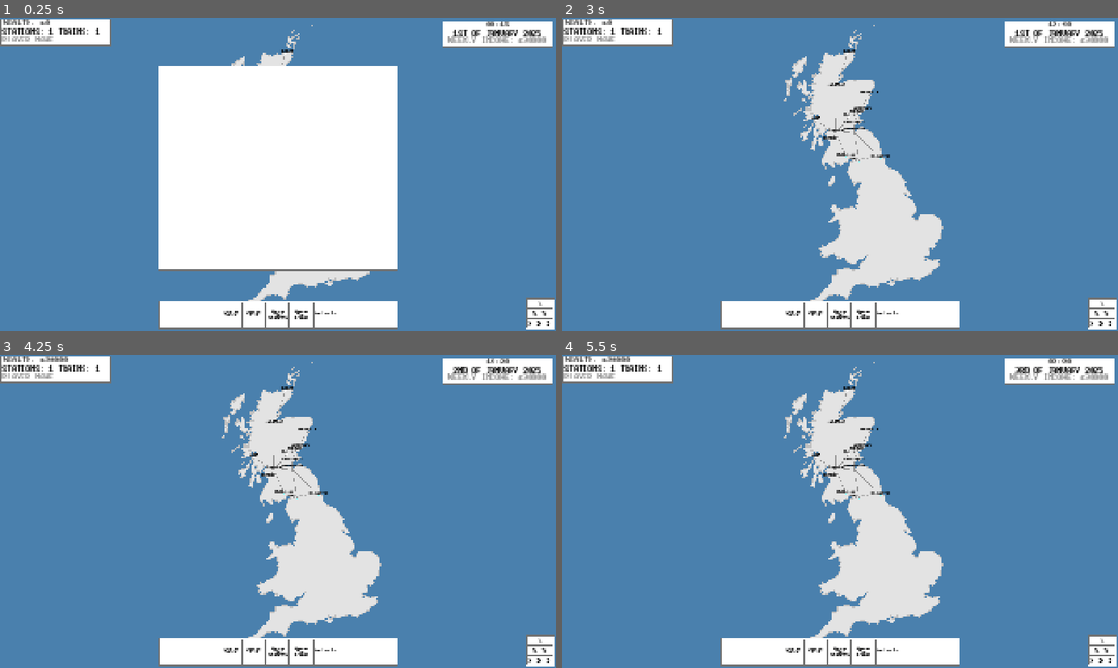
Above: before the commit, frames 1-4 (two rows, left to right).
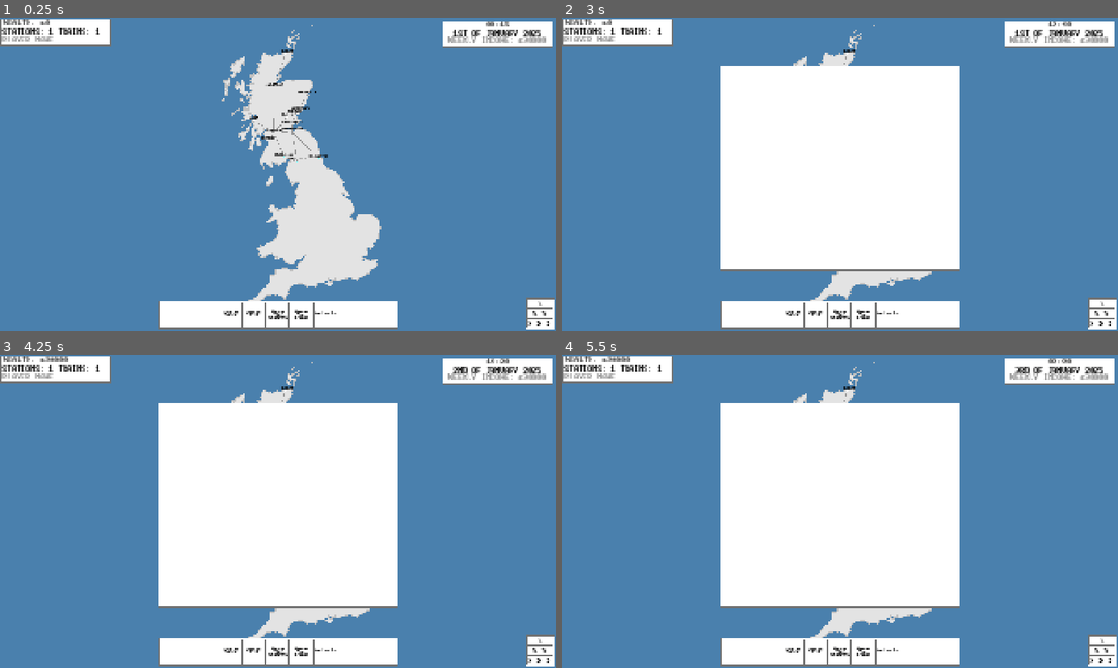
Above: after the commit, the same moments.

Repository: Laifii/Freighter-Manager
Game: Godot game, scene res://Objects/Countries/Uk Map.tscn
Two runs of this game, one before a commit and one after it. Both use one fixed random seed, a clock stepped at 60 frames per second and the inputs below.
Inputs (mouse positions are in pixels of both pictures, inside the frame that each line leads up to):
- Up to frame 1 (0.25 s): no input
- Up to frame 2 (3 s): click (1101, 302) at 0.5 s; click (1101, 315) at 1.25 s; click (1101, 324) at 2 s; click (884, 315) at 2.75 s
- Up to frame 3 (4.25 s): click (278, 652) at 3.5 s
- Up to frame 4 (5.5 s): click (862, 652) at 4.25 s; click (795, 652) at 5 s

The runs differ from the first frame. In frame 1, 28% of the frame differs, in the area x 28-72%, y 15-81%; in frame 2, 28%; in frame 3, 28%; in frame 4, 28%.

Commit message:
Added station size and new station sprites

Diff:
--- a/Objects/Contract.tscn
+++ b/Objects/Contract.tscn
@@ -95,7 +95,6 @@
 vertical_alignment = 1
 
 [node name="Duration Buttons" type="Control" parent="Toolbar"]
-visible = false
 anchors_preset = 0
 offset_right = 40.0
 offset_bottom = 40.0
@@ -169,6 +168,7 @@
 offset_bottom = 42.0
 
 [node name="Train en Route" type="ColorRect" parent="Toolbar"]
+visible = false
 z_index = 1
 layout_mode = 0
 offset_left = 205.0
--- a/Objects/Countries/Uk Map.tscn
+++ b/Objects/Countries/Uk Map.tscn
@@ -55,7 +55,7 @@
 [node name="Edinburgh" parent="Stations" instance=ExtResource("4_wnami")]
 position = Vector2(-32, -119)
 stationName = "Edinburgh"
-stationSize = 2
+stationSize = 4
 stationOwner = 3
 connections = [NodePath("../Kirkcaldy"), NodePath("../Newcastle"), NodePath("../Glasgow"), NodePath("../Carlisle")]
 
--- a/Objects/Station.tscn
+++ b/Objects/Station.tscn
@@ -1,7 +1,9 @@
-[gd_scene load_steps=8 format=3 uid="uid://co0y23pb2rril"]
+[gd_scene load_steps=10 format=3 uid="uid://co0y23pb2rril"]
 
 [ext_resource type="Script" uid="uid://bm0d4yv4cl8q3" path="res://Scripts/Station.gd" id="1_hsegu"]
 [ext_resource type="FontFile" uid="uid://c3kpo7ovh8rqi" path="res://Assets/dogicabold.ttf" id="2_mn7t0"]
+[ext_resource type="Texture2D" uid="uid://bc77d2m88ie7k" path="res://Assets/StationInner.png" id="3_qutln"]
+[ext_resource type="Texture2D" uid="uid://b6oyym4d7t74r" path="res://Assets/StationOuter.png" id="4_xawpj"]
 
 [sub_resource type="LabelSettings" id="LabelSettings_hsegu"]
 font = ExtResource("2_mn7t0")
@@ -41,20 +43,13 @@
 autowrap_trim_flags = 0
 uppercase = true
 
-[node name="ColorRect" type="ColorRect" parent="."]
-offset_left = -1.0
-offset_top = -1.0
-offset_right = 1.0
-offset_bottom = 1.0
-
-[node name="ColorRect" type="ColorRect" parent="ColorRect"]
+[node name="StationColourInner" type="Sprite2D" parent="."]
+texture = ExtResource("3_qutln")
+
+[node name="StationColourOuter" type="Sprite2D" parent="StationColourInner"]
+self_modulate = Color(0.552941, 1, 1, 1)
 z_index = -1
-layout_mode = 0
-offset_left = -1.0
-offset_top = -1.0
-offset_right = 3.0
-offset_bottom = 3.0
-color = Color(0.576471, 1, 1, 1)
+texture = ExtResource("4_xawpj")
 
 [node name="Area2D" type="Area2D" parent="."]
 
--- a/Objects/Toolbar.tscn
+++ b/Objects/Toolbar.tscn
@@ -216,6 +216,7 @@
 vertical_alignment = 1
 
 [node name="ContractsScreen" type="Control" parent="."]
+visible = false
 anchors_preset = 0
 offset_right = 40.0
 offset_bottom = 40.0
--- a/Scripts/Station.gd
+++ b/Scripts/Station.gd
@@ -18,6 +18,7 @@
 var hoveringOverStation = false
 
 var sizeList = ["Local", "Connector", "Large", "Hub", "Capital"]
+var stationTax
 var ownerList = ["You", "Unowned", "Scottish\nRail", "United\nRail", "Birmingham\nExpress", "London\nFreighters"]
 
 var contract = {
@@ -73,6 +74,7 @@
 		$StationUI/OwnedStation/UpgradeRect/Price.text = "Maximum Size"
 		return
 	$StationUI/OwnedStation/UpgradeRect/Price.text = str(priceToUpgrade[stationSize])
+	stationTax = 500 * (stationSize + 1)
 
 func _on_area_2d_mouse_entered():
 	if not Settings.stationNamesAlwaysVisible: nameplate.visible = true
Binary file added: Assets/StationInner.png
Not shown, added: Assets/StationInner.png.import
Binary file added: Assets/StationOuter.png
Not shown, added: Assets/StationOuter.png.import
